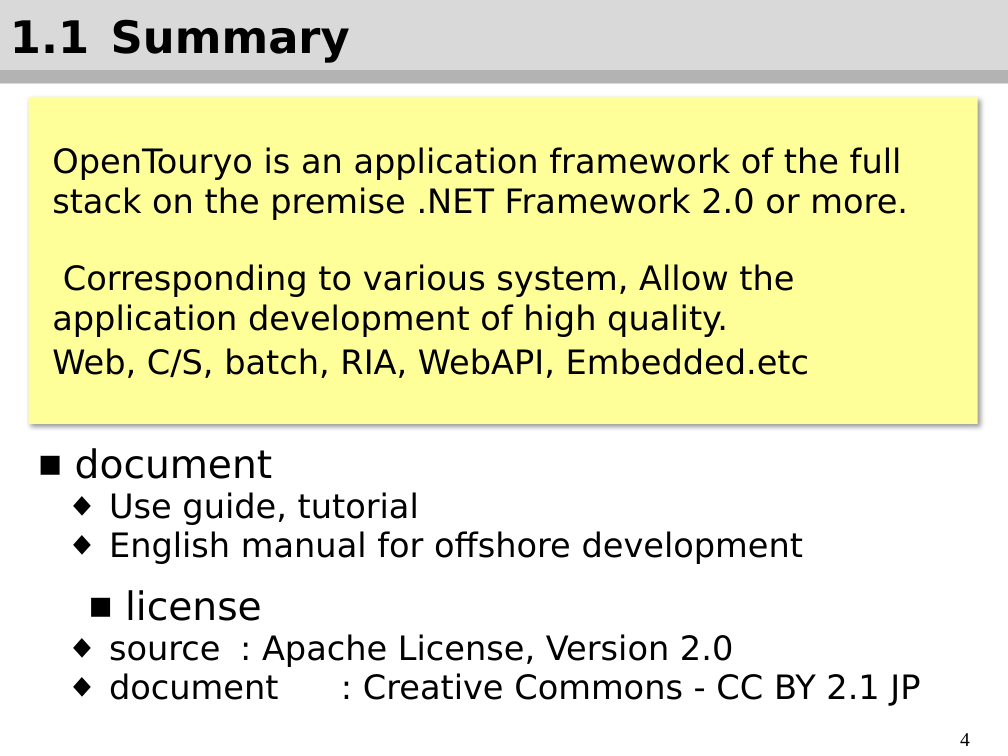
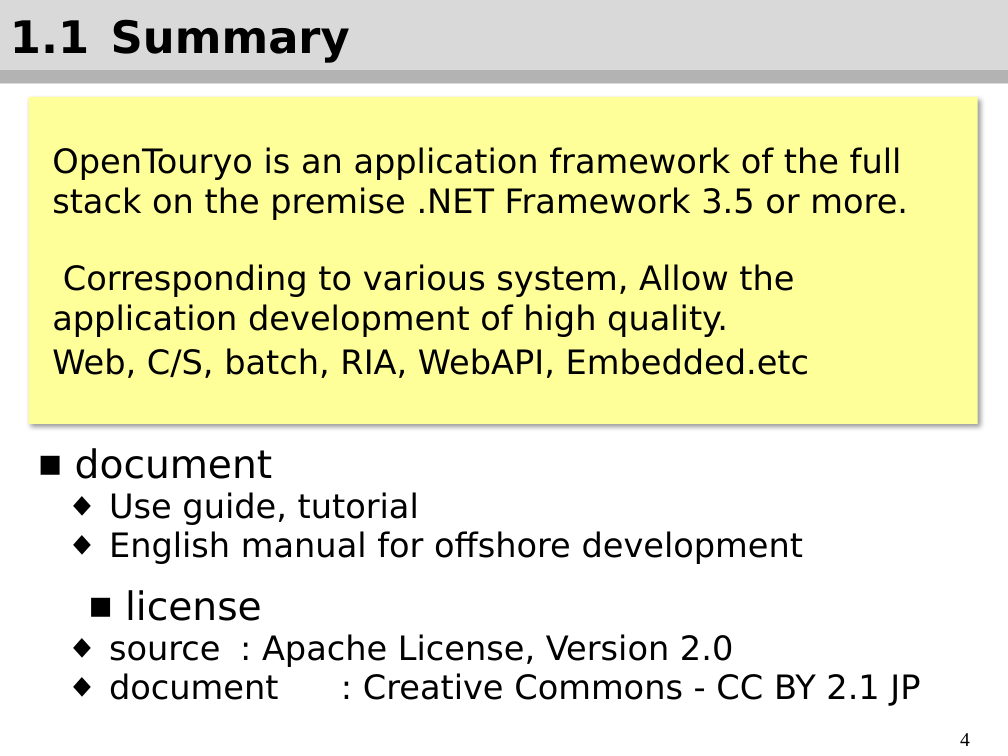
Before and after one commit to OpenTouryoProject/OpenTouryoDocuments, a slide deck: slide 5 of Introduction_EN.pptx. Drawn at 1008x756 pixels with LibreOffice and Linux fonts; fonts in the diff are those of the drawing. Boxes give left, top, right and bottom in pixels: in the first picture for what was removed or moved away, otherwise in the second. Text is boxed around its words. In the diff, an @@ line names an element or a change of style, - is before the commit and + after.

```diff
--- a/Introduction_EN.pptx
+++ b/Introduction_EN.pptx
@@ text in rectangle at (52, 147, 908, 220): text changed @@
-OpenTouryo is an application framework of the full stack on the premise .NET Framework 2.0 or more.
+OpenTouryo is an application framework of the full stack on the premise .NET Framework 3.5 or more.
```
Also in this commit, not shown: 1 other slide changed, 3 other files.
